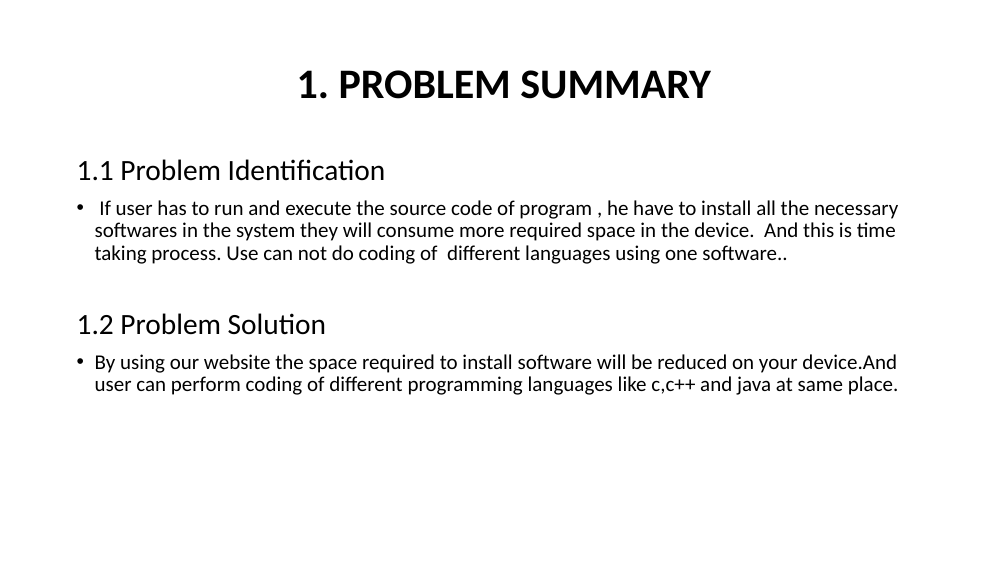
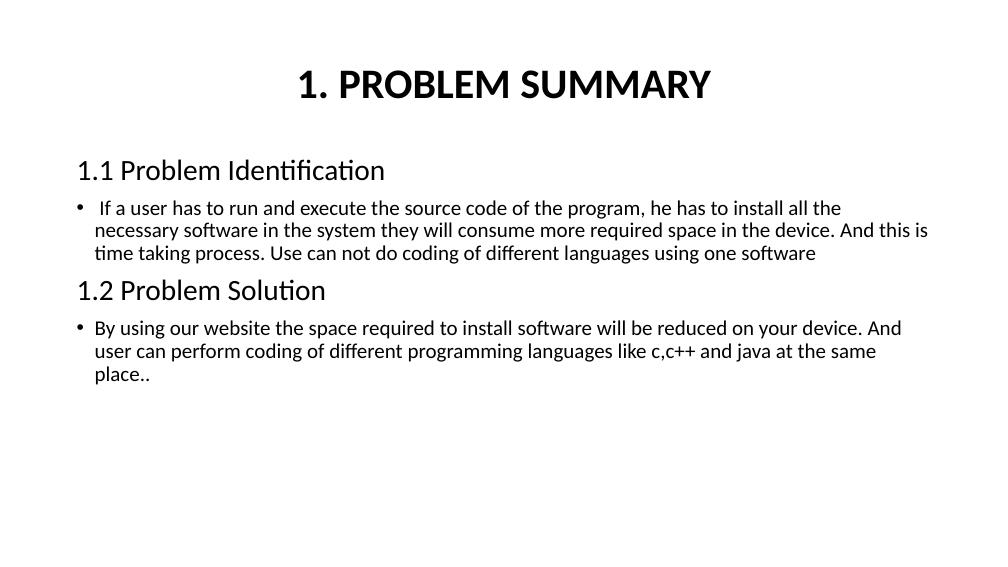
Before and after one commit to vj1932/PROJECT_SEM6_CODETRAINER, a slide deck: slide 2 of PPT.ppt. Drawn at 1008x567 pixels with LibreOffice and Linux fonts; fonts in the diff are those of the drawing. Boxes give left, top, right and bottom in pixels: in the first picture for what was removed or moved away, otherwise in the second. Text is boxed around its words. In the diff, an @@ line names an element or a change of style, - is before the commit and + after.

```diff
--- a/PPT.ppt
+++ b/PPT.ppt
@@ text at box(95, 200, 928, 264): text changed @@
-• If user has to run and execute the source code of program , he have to install all the necessary softwares in the system they will consume more required space in the device. And this is time taking process. Use can not do coding of different languages using one software..
+• If a user has to run and execute the source code of the program, he has to install all the necessary software in the system they will consume more required space in the device. And this is time taking process. Use can not do coding of different languages using one software
@@ text at box(95, 320, 902, 385): text changed @@
-• By using our website the space required to install software will be reduced on your device.And user can perform coding of different programming languages like c,c++ and java at same place.
+• By using our website the space required to install software will be reduced on your device. And user can perform coding of different programming languages like c,c++ and java at the same place..
```
Also in this commit, not shown: 1 other slide changed.
